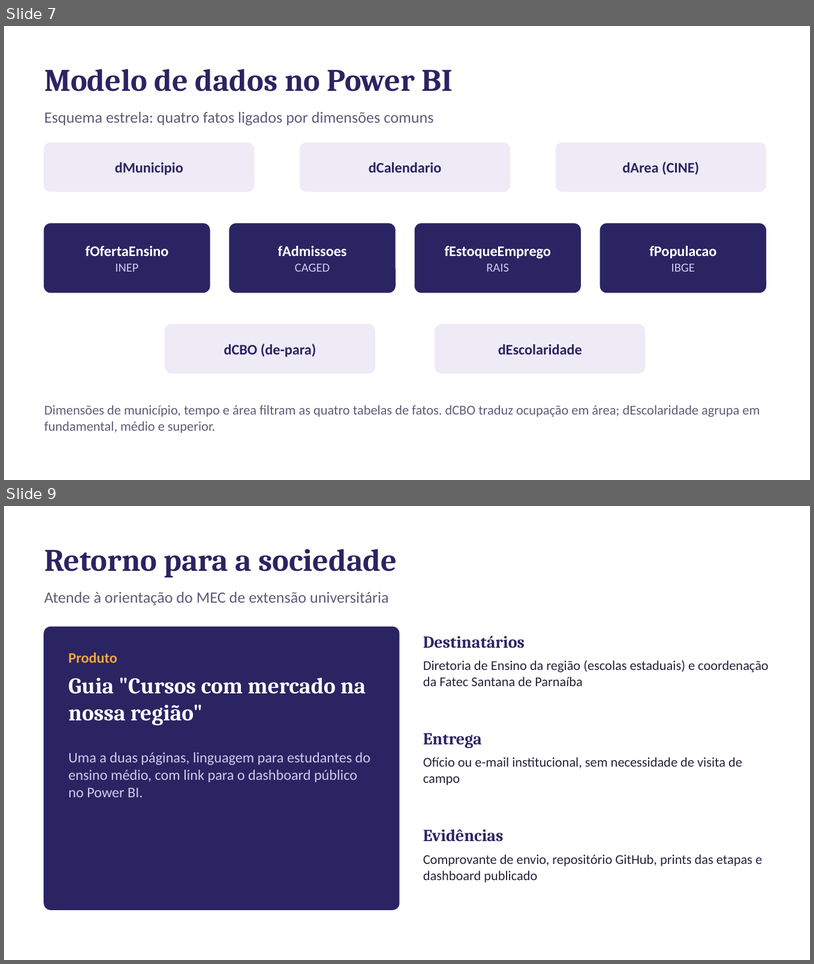
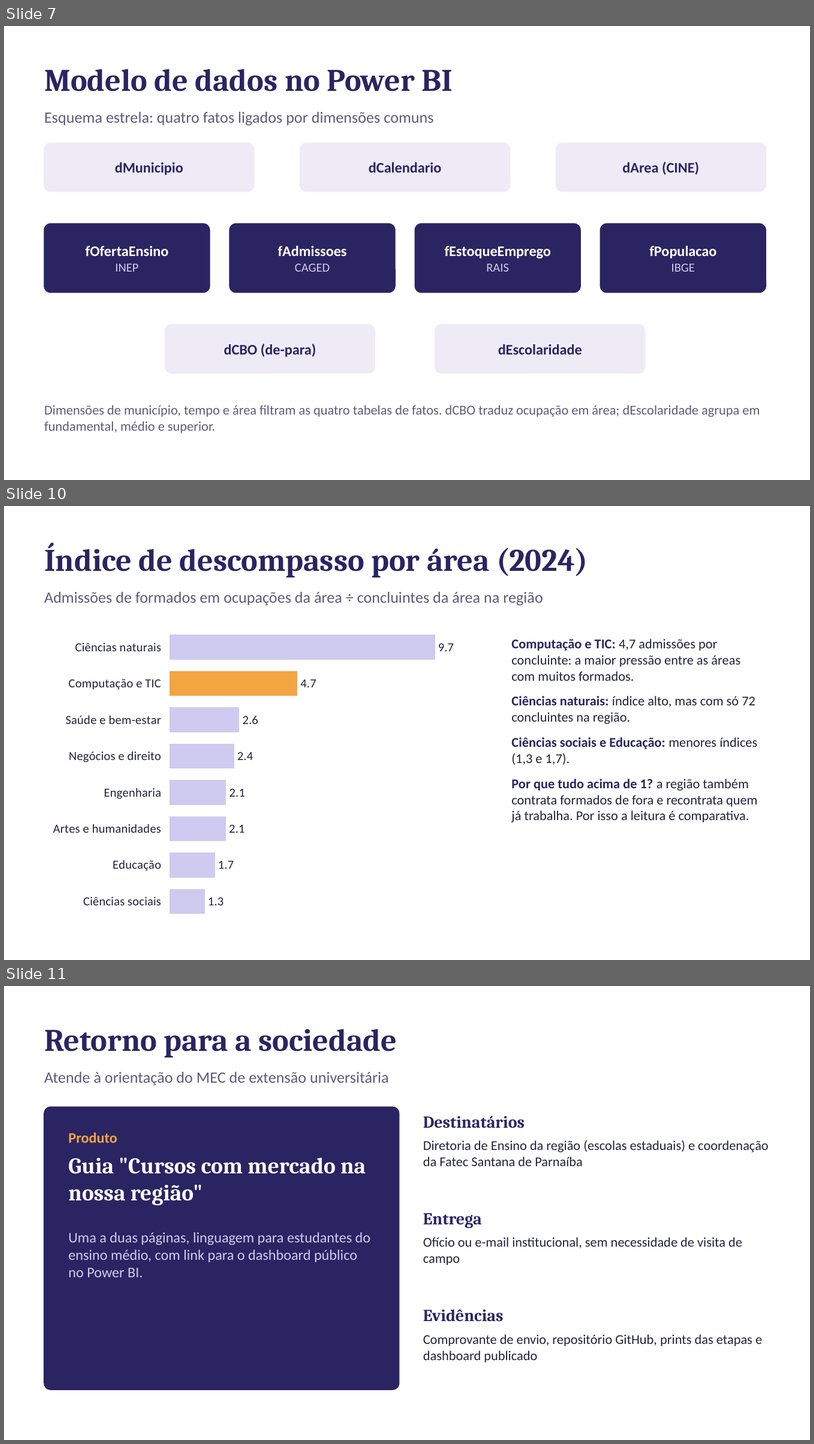
Before and after one commit to guilherme-ndo/projetointegrador-ii, a slide deck: docs/apresentacao_pi2.pptx. Shown one above the other, each under a label of ours: slides 7 and 9 before the commit, slides 7, 10 and 11 after it; the slides between them are not shown. The pictures are 814x964 and 814x1444 pixels, drawn with LibreOffice and Linux fonts; fonts in the diff are those of the drawing. Boxes give left, top, right and bottom in pixels: in the first picture for what was removed or moved away, otherwise in the second. Text is boxed around its words. In the diff, an @@ line names an element or a change of style, - is before the commit and + after.

```diff
--- a/docs/apresentacao_pi2.pptx
+++ b/docs/apresentacao_pi2.pptx
@@ slide 10 added at (x1=4, y1=506, x2=810, y2=960), background #FFFFFF @@
@@ text added at (x1=44, y1=543, x2=588, y2=577), 28 pt, text #2B2462, bold @@
+Índice de descompasso por área (2024)
@@ text added at (x1=44, y1=592, x2=543, y2=606), 14 pt, text #5E5B78 @@
+Admissões de formados em ocupações da área ÷ concluintes da área na região
@@ bar chart added at (x1=44, y1=623, x2=480, y2=925) @@
+categories: Ciências sociais, Educação, Artes e humanidades, Engenharia, Negócios e direito, Saúde e bem-estar, Computação e TIC, Ciências naturais
+Series 1: 1.3, 1.7, 2.1, 2.1, 2.4, 2.5, 4.7, 9.7
@@ text added at (x1=512, y1=639, x2=758, y2=822), 12 pt, text #22223A @@
+Computação e TIC: 4,7 admissões por concluinte: a maior pressão entre as áreas com muitos formados.
+Ciências naturais: índice alto, mas com só 72 concluintes na região.
+Ciências sociais e Educação: menores índices (1,3 e 1,7).
+Por que tudo acima de 1? a região também contrata formados de fora e recontrata quem já trabalha. Por isso a leitura é comparativa.
@@ what was slide 9 is now slide 11 @@
```
Also in this commit, not shown: 3 slides changed, 1 other slide added, 6 other files.
